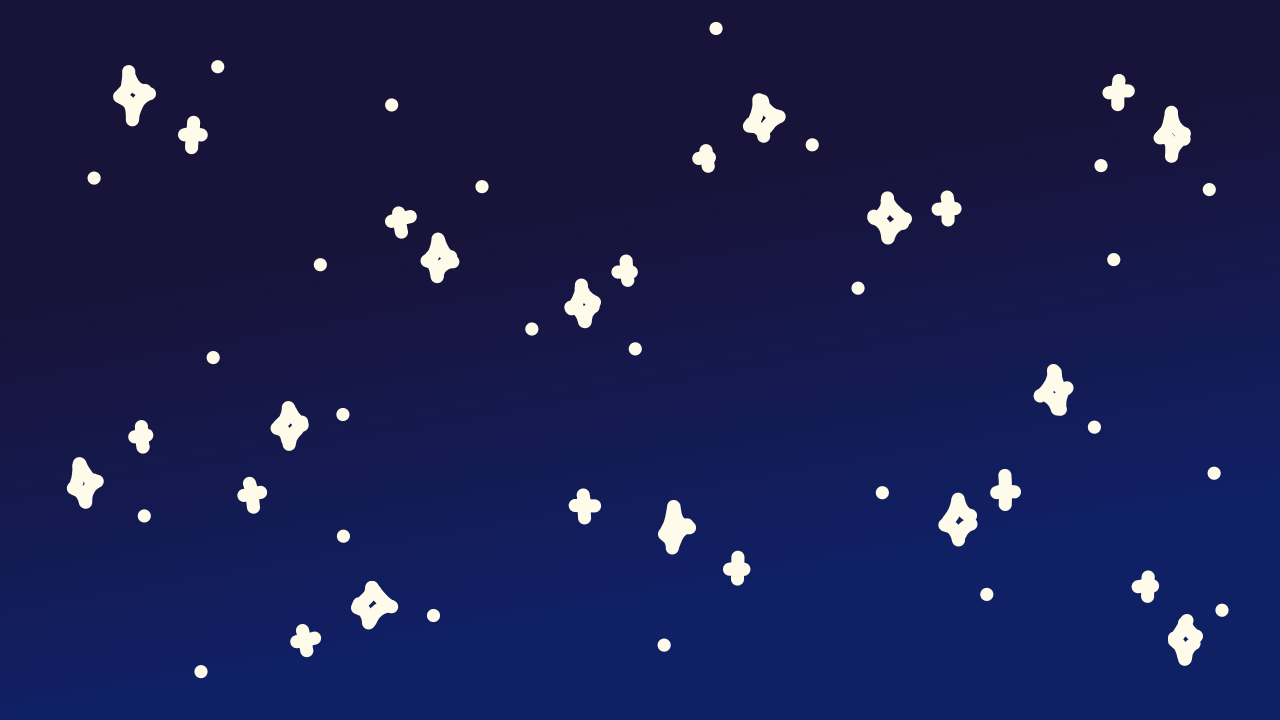
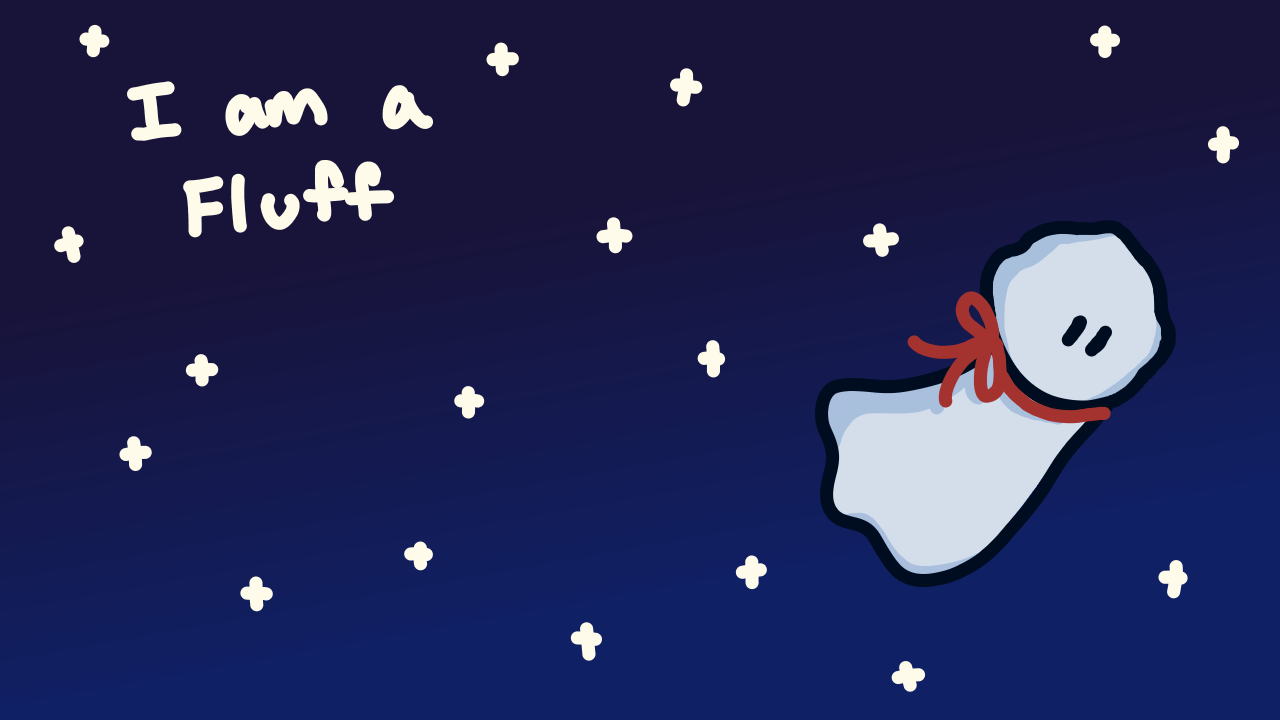
Comparing the layer stacks of the two 1280×720 images. Changes:
showed group "Group 8" (4 layers) over [left=768, top=128, right=1216, bottom=640]
added layer "Paint Layer 13" in group "title" over [left=66, top=320, right=767, bottom=679]
showed "Paint Layer 6" over [left=54, top=21, right=1239, bottom=692]
hid "Paint Layer 12" over [left=64, top=21, right=1239, bottom=692]
